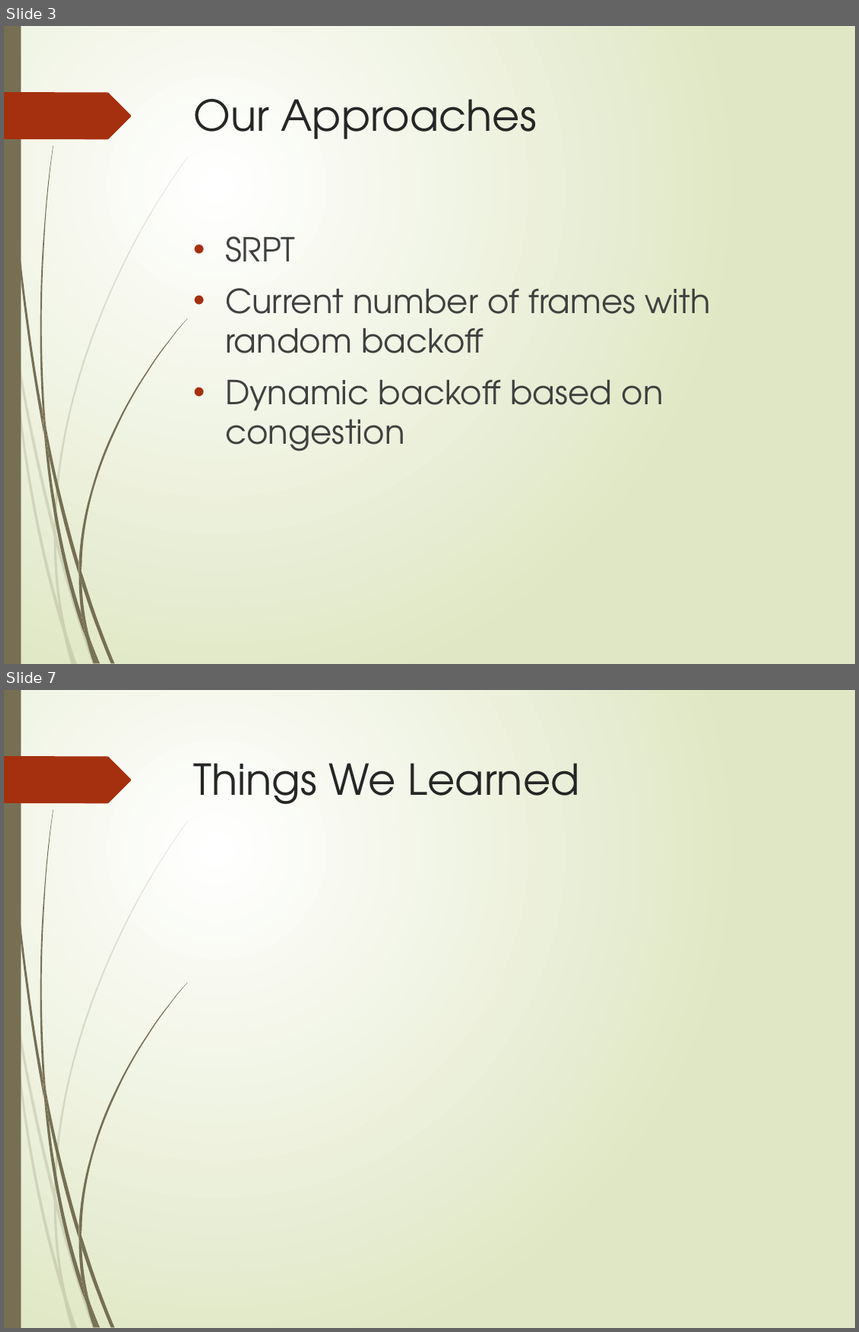
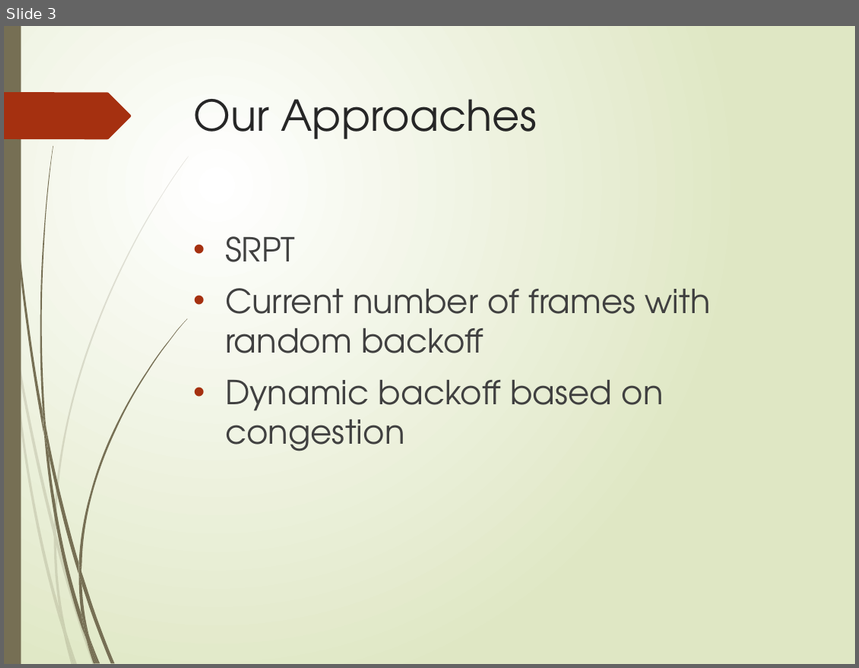
Before and after one commit to Marfle-Bark/myHUMPS, a slide deck: Presentation.pptx. Shown one above the other, each under a label of ours: slides 3 and 7 before the commit, slide 3 after it; the slides between them are not shown. The pictures are 859x1332 and 859x668 pixels, drawn with LibreOffice and Linux fonts; fonts in the diff are those of the drawing. Boxes give left, top, right and bottom in pixels: in the first picture for what was removed or moved away, otherwise in the second. Text is boxed around its words. In the diff, an @@ line names an element or a change of style, - is before the commit and + after.

```diff
--- a/Presentation.pptx
+++ b/Presentation.pptx
@@ slide 7 removed at (x1=4, y1=690, x2=855, y2=1328), background gradient #FFFFFF to #DFE8C4; not listed: 24 template elements that a slide beside it also shows @@
@@ title removed at (x1=193, y1=763, x2=580, y2=804) @@
-Things We Learned
```
Also in this commit, not shown: 4 slides changed, 1 slide added.
